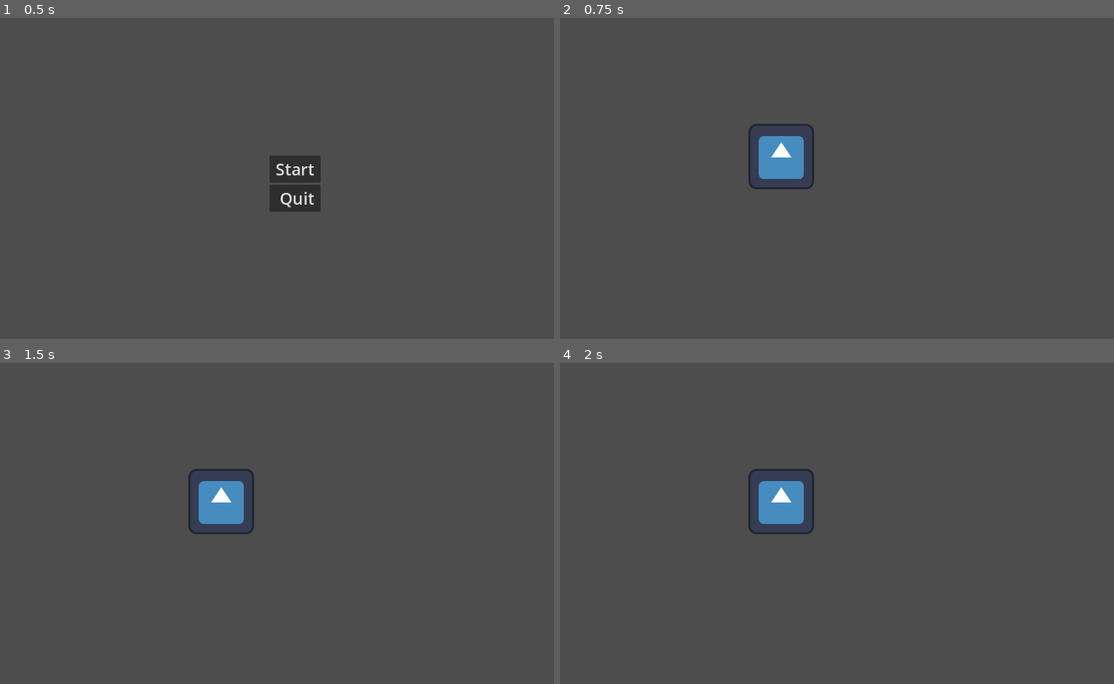
Above: before the commit, frames 1-4 (two rows, left to right).
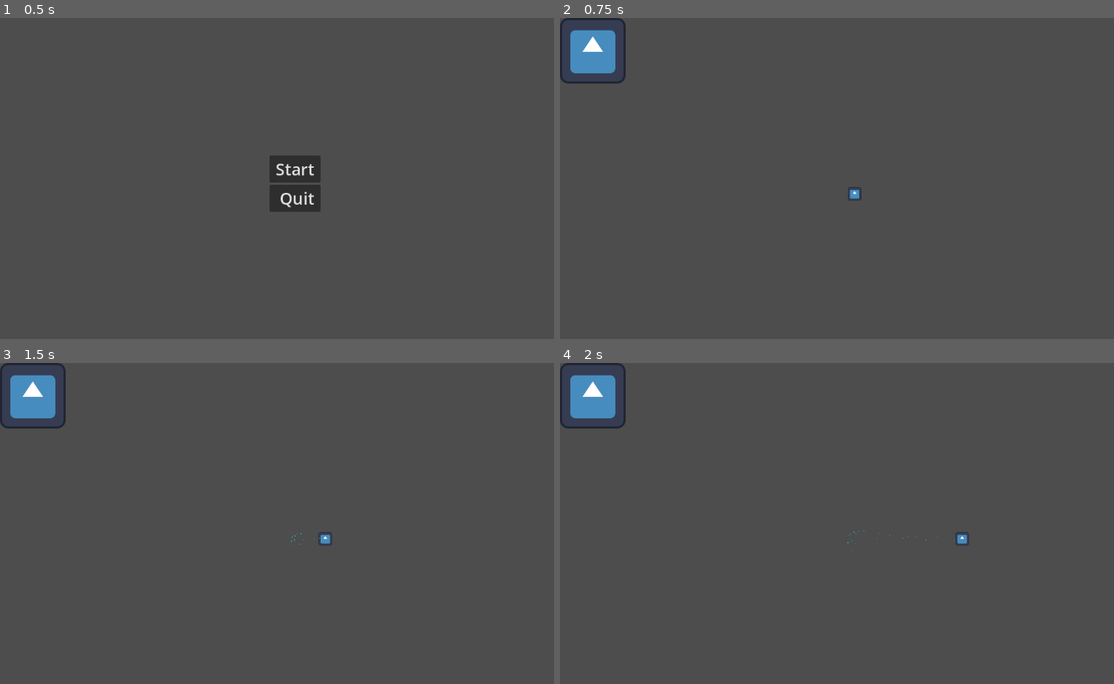
Above: after the commit, the same moments.

Repository: Iroguin/critter_capture
Game: Godot game, scene res://scenes/main_menu.tscn
Two runs of this game, one before a commit and one after it. Both use one fixed random seed, a clock stepped at 60 frames per second and the inputs below. The engine's default icon, where the game draws it, is replaced by a stand-in: a white triangle on a blue panel in a dark square.
Inputs:
- Up to frame 1 (0.5 s): no input
- Up to frame 2 (0.75 s): click "Start" at 0.5 s
- Up to frame 3 (1.5 s): tap Enter at 1.25 s; hold Right (ui_right) from 1.28 s (still down)
- Up to frame 4 (2 s): keep holding Right (ui_right)

Frame 1 is identical in both runs. In frame 2, 2.9% of the frame differs, in the area x 0-55%, y 0-57%; in frame 3, 2.9%; in frame 4, 2.9%, in the area x 0-74%, y 0-59%.

Commit message:
character and movement added no mouse movement yet

Diff:
--- a/project.godot
+++ b/project.godot
@@ -18,3 +18,38 @@
 run/main_scene="uid://c524ir8whb8hd"
 config/features=PackedStringArray("4.6", "Forward Plus")
 config/icon="res://icon.svg"
+
+[input]
+
+ui_left={
+"deadzone": 0.5,
+"events": [Object(InputEventKey,"resource_local_to_scene":false,"resource_name":"","device":0,"window_id":0,"alt_pressed":false,"shift_pressed":false,"ctrl_pressed":false,"meta_pressed":false,"pressed":false,"keycode":4194319,"physical_keycode":0,"key_label":0,"unicode":0,"location":0,"echo":false,"script":null)
+, Object(InputEventJoypadButton,"resource_local_to_scene":false,"resource_name":"","device":-1,"button_index":13,"pressure":0.0,"pressed":false,"script":null)
+, Object(InputEventJoypadMotion,"resource_local_to_scene":false,"resource_name":"","device":-1,"axis":0,"axis_value":-1.0,"script":null)
+, Object(InputEventKey,"resource_local_to_scene":false,"resource_name":"","device":-1,"window_id":0,"alt_pressed":false,"shift_pressed":false,"ctrl_pressed":false,"meta_pressed":false,"pressed":false,"keycode":0,"physical_keycode":65,"key_label":0,"unicode":97,"location":0,"echo":false,"script":null)
+]
+}
+ui_right={
+"deadzone": 0.5,
+"events": [Object(InputEventKey,"resource_local_to_scene":false,"resource_name":"","device":0,"window_id":0,"alt_pressed":false,"shift_pressed":false,"ctrl_pressed":false,"meta_pressed":false,"pressed":false,"keycode":4194321,"physical_keycode":0,"key_label":0,"unicode":0,"location":0,"echo":false,"script":null)
+, Object(InputEventJoypadButton,"resource_local_to_scene":false,"resource_name":"","device":-1,"button_index":14,"pressure":0.0,"pressed":false,"script":null)
+, Object(InputEventJoypadMotion,"resource_local_to_scene":false,"resource_name":"","device":-1,"axis":0,"axis_value":1.0,"script":null)
+, Object(InputEventKey,"resource_local_to_scene":false,"resource_name":"","device":-1,"window_id":0,"alt_pressed":false,"shift_pressed":false,"ctrl_pressed":false,"meta_pressed":false,"pressed":false,"keycode":0,"physical_keycode":68,"key_label":0,"unicode":100,"location":0,"echo":false,"script":null)
+]
+}
+ui_up={
+"deadzone": 0.5,
+"events": [Object(InputEventKey,"resource_local_to_scene":false,"resource_name":"","device":0,"window_id":0,"alt_pressed":false,"shift_pressed":false,"ctrl_pressed":false,"meta_pressed":false,"pressed":false,"keycode":4194320,"physical_keycode":0,"key_label":0,"unicode":0,"location":0,"echo":false,"script":null)
+, Object(InputEventJoypadButton,"resource_local_to_scene":false,"resource_name":"","device":-1,"button_index":11,"pressure":0.0,"pressed":false,"script":null)
+, Object(InputEventJoypadMotion,"resource_local_to_scene":false,"resource_name":"","device":-1,"axis":1,"axis_value":-1.0,"script":null)
+, Object(InputEventKey,"resource_local_to_scene":false,"resource_name":"","device":-1,"window_id":0,"alt_pressed":false,"shift_pressed":false,"ctrl_pressed":false,"meta_pressed":false,"pressed":false,"keycode":0,"physical_keycode":87,"key_label":0,"unicode":119,"location":0,"echo":false,"script":null)
+]
+}
+ui_down={
+"deadzone": 0.5,
+"events": [Object(InputEventKey,"resource_local_to_scene":false,"resource_name":"","device":0,"window_id":0,"alt_pressed":false,"shift_pressed":false,"ctrl_pressed":false,"meta_pressed":false,"pressed":false,"keycode":4194322,"physical_keycode":0,"key_label":0,"unicode":0,"location":0,"echo":false,"script":null)
+, Object(InputEventJoypadButton,"resource_local_to_scene":false,"resource_name":"","device":-1,"button_index":12,"pressure":0.0,"pressed":false,"script":null)
+, Object(InputEventJoypadMotion,"resource_local_to_scene":false,"resource_name":"","device":-1,"axis":1,"axis_value":1.0,"script":null)
+, Object(InputEventKey,"resource_local_to_scene":false,"resource_name":"","device":-1,"window_id":0,"alt_pressed":false,"shift_pressed":false,"ctrl_pressed":false,"meta_pressed":false,"pressed":false,"keycode":0,"physical_keycode":83,"key_label":0,"unicode":115,"location":0,"echo":false,"script":null)
+]
+}
--- /dev/null
+++ b/scenes/main_character.tscn
@@ -0,0 +1,31 @@
+[gd_scene format=3 uid="uid://be3fcm8xy7d0s"]
+
+[ext_resource type="Script" uid="uid://dxj5tbcav2x3o" path="res://scripts/main_character.gd" id="1_ig48j"]
+[ext_resource type="Texture2D" uid="uid://crx7n17b4wqus" path="res://icon.svg" id="1_nrcqd"]
+
+[sub_resource type="CircleShape2D" id="CircleShape2D_ig48j"]
+radius = 18.0
+
+[node name="main_character" type="CharacterBody2D" unique_id=1590444253]
+script = ExtResource("1_ig48j")
+
+[node name="CollisionShape2D" type="CollisionShape2D" parent="." unique_id=1064662964]
+shape = SubResource("CircleShape2D_ig48j")
+
+[node name="Icon" type="Sprite2D" parent="." unique_id=1270341648]
+scale = Vector2(0.2, 0.2)
+texture = ExtResource("1_nrcqd")
+
+[node name="CPUParticles2D" type="CPUParticles2D" parent="." unique_id=1766713396]
+amount = 50
+lifetime = 3.0
+emission_shape = 3
+emission_rect_extents = Vector2(2, 2)
+direction = Vector2(0, 0)
+spread = 180.0
+gravity = Vector2(0, 0)
+initial_velocity_min = 10.0
+initial_velocity_max = 20.0
+angular_velocity_min = -90.0
+angular_velocity_max = 90.0
+color = Color(0, 1, 1, 1)
--- a/scenes/main_game.tscn
+++ b/scenes/main_game.tscn
@@ -1,9 +1,13 @@
 [gd_scene format=3 uid="uid://b3ohttxonas0y"]
 
 [ext_resource type="Texture2D" uid="uid://crx7n17b4wqus" path="res://icon.svg" id="1_s3esy"]
+[ext_resource type="PackedScene" uid="uid://be3fcm8xy7d0s" path="res://scenes/main_character.tscn" id="2_72e8q"]
 
 [node name="Main_Game" type="Node2D" unique_id=744680119]
 
 [node name="Icon" type="Sprite2D" parent="." unique_id=1789691961]
-position = Vector2(432, 271)
+position = Vector2(64, 64)
 texture = ExtResource("1_s3esy")
+
+[node name="main_character" parent="." unique_id=1590444253 instance=ExtResource("2_72e8q")]
+position = Vector2(575, 344)
--- /dev/null
+++ b/scripts/main_character.gd
@@ -0,0 +1,21 @@
+extends CharacterBody2D
+
+
+const SPEED = 300.0
+
+
+func _physics_process(delta: float) -> void:
+	# Get the input direction and handle the movement/deceleration.
+	# As good practice, you should replace UI actions with custom gameplay actions.
+	var xdirection := Input.get_axis("ui_left", "ui_right")
+	var ydirection := Input.get_axis("ui_up", "ui_down")
+	if xdirection:
+		velocity.x = xdirection * SPEED
+	else:
+		velocity.x = move_toward(velocity.x, 0, SPEED)
+	if ydirection:
+		velocity.y = ydirection * SPEED
+	else:
+		velocity.y = move_toward(velocity.y, 0, SPEED)
+
+	move_and_slide()
Not shown, added: scripts/main_character.gd.uid
Not shown, changed: README.md
